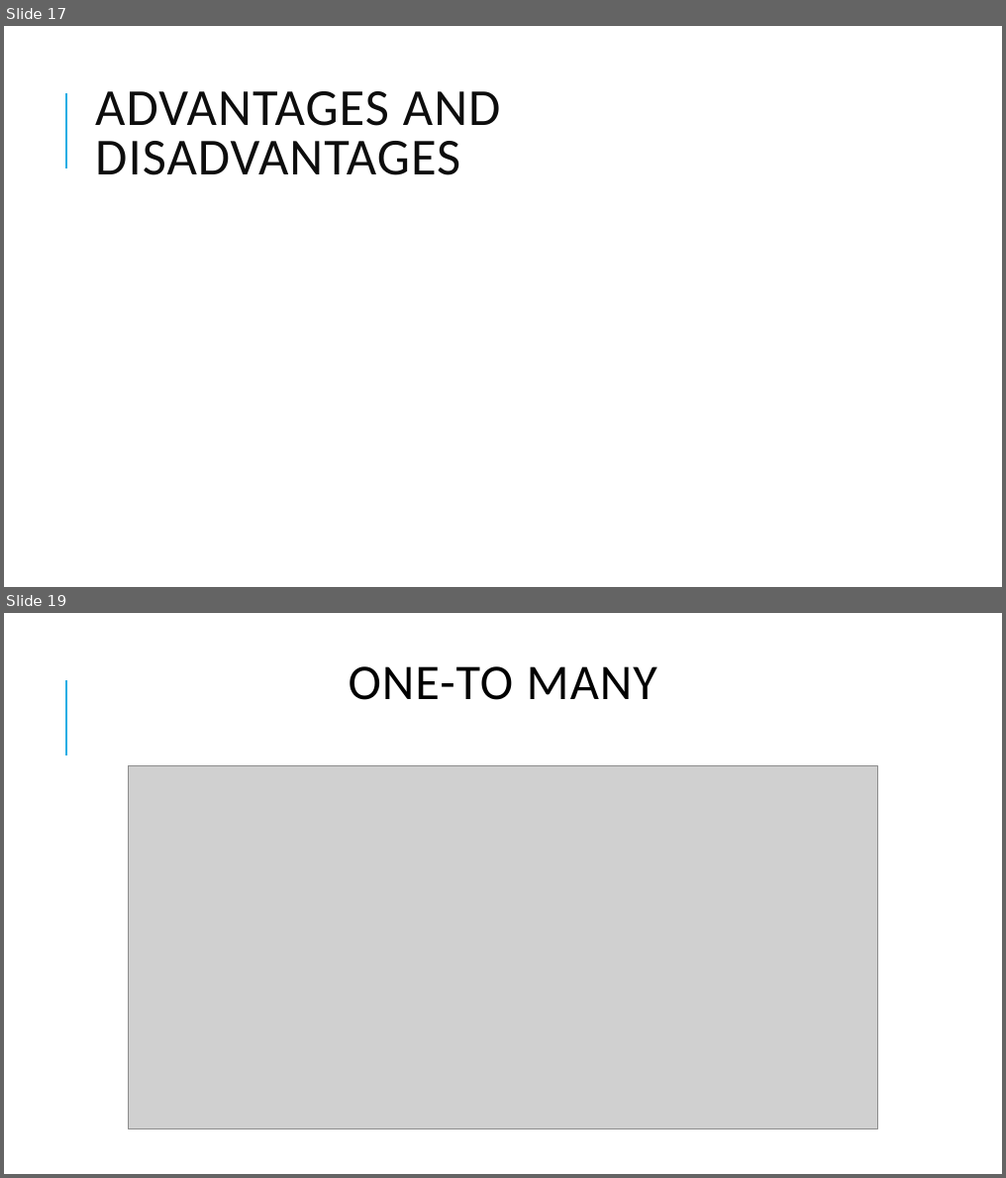
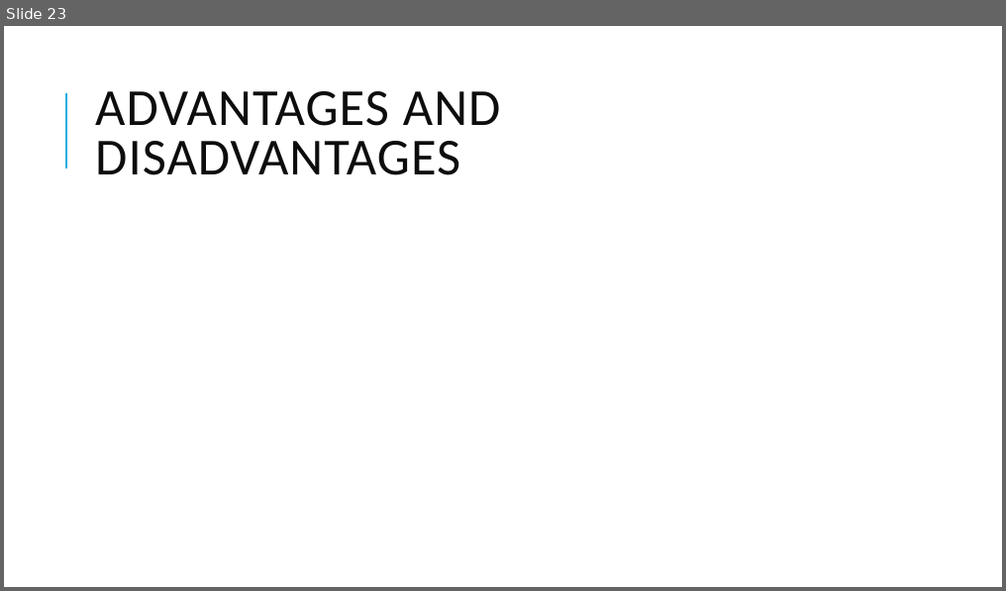
Before and after one commit to ov1n/Active-MQ-presentation, a slide deck: activemq.pptx. Shown one above the other, each under a label of ours: slides 17 and 19 before the commit, slide 23 after it; the slides between them are not shown. The pictures are 1006x1178 and 1006x591 pixels, drawn with LibreOffice and Linux fonts; fonts in the diff are those of the drawing; grey boxes stand for pictures. Boxes give left, top, right and bottom in pixels: in the first picture for what was removed or moved away, otherwise in the second. Text is boxed around its words. In the diff, an @@ line names an element or a change of style, - is before the commit and + after.

```diff
--- a/activemq.pptx
+++ b/activemq.pptx
@@ slide 19 removed at bbox=[4, 613, 1002, 1174], background #FFFFFF; not listed: 1 template element that a slide beside it also shows @@
@@ title removed at bbox=[349, 666, 657, 700] @@
-ONE-TO MANY
@@ picture removed at bbox=[129, 765, 877, 1130] @@
@@ what was slide 17 is now slide 23 @@
```
Also in this commit, not shown: 1 slide changed, 8 slides added, 3 other slides removed, 9 other files.
